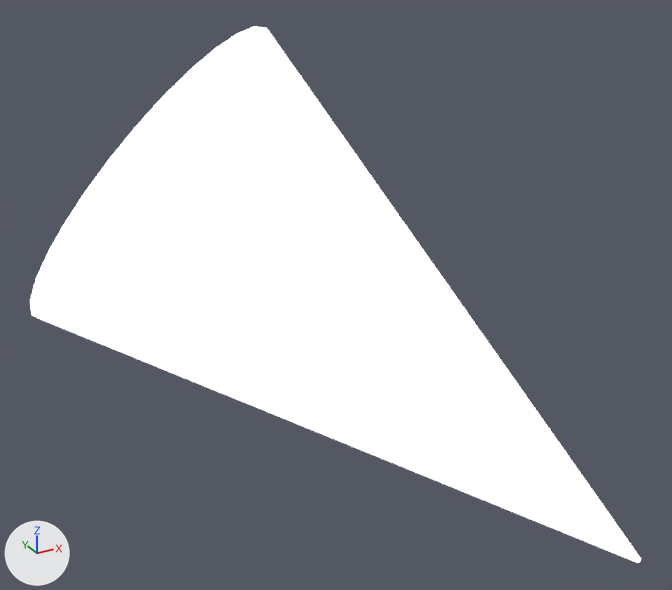
The OBJ model NorfolkVizApp/depends/models/B02.obj, before and after one commit.
Before and after are seen from a 50 mm camera at (-950.0, -566.0, 285.0) aimed at (-518.0, 218.0, -106.0). Lighting does not change. The marker at lower left points along +X, +Y and +Z. Where no turn or scale is listed for an object, it has been applied to the vertices.

Script lines for the objects in view, before the commit:
```python
me_b02 = bpy.data.meshes.new('B02')
me_b02.from_pydata(...)  # 144 vertices, 262 faces; spans x -831.0..-187.0, y 40.0..348.0, z -467.0..177.0
me_b02.materials.append(mat_17___default)
ob_b02 = bpy.data.objects.new('B02', me_b02)
ob_b02.location = (0.0, 0.0, 0.0)
```
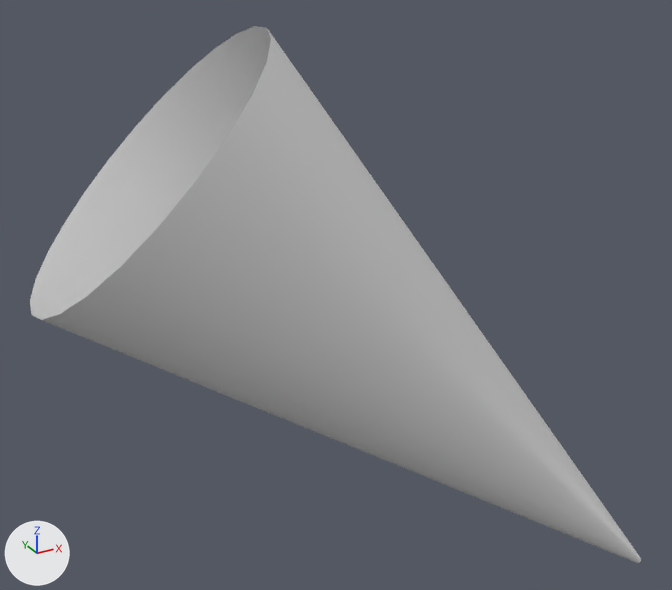
Edits to the scene script, one JSON object a line:
```json
{"block": "me_b02", "where": "me_b02.from_pydata(...)  # 144 vertices, 262 faces; spans x -831.0..-187.0, y 40.0..348.0, z -467.0..177.0"}
{"op": "remove", "block": "me_b02", "code": "me_b02.materials.append(mat_17___default)"}
```

Changed parts and their boxes (x1, y1, x2, y2) in the pictures (672 x 590 px):
```json
{"object": "B02", "change": "recoloured", "before": [30, 26, 641, 563], "after": [30, 26, 641, 563], "on screen": "white to grey"}
```
